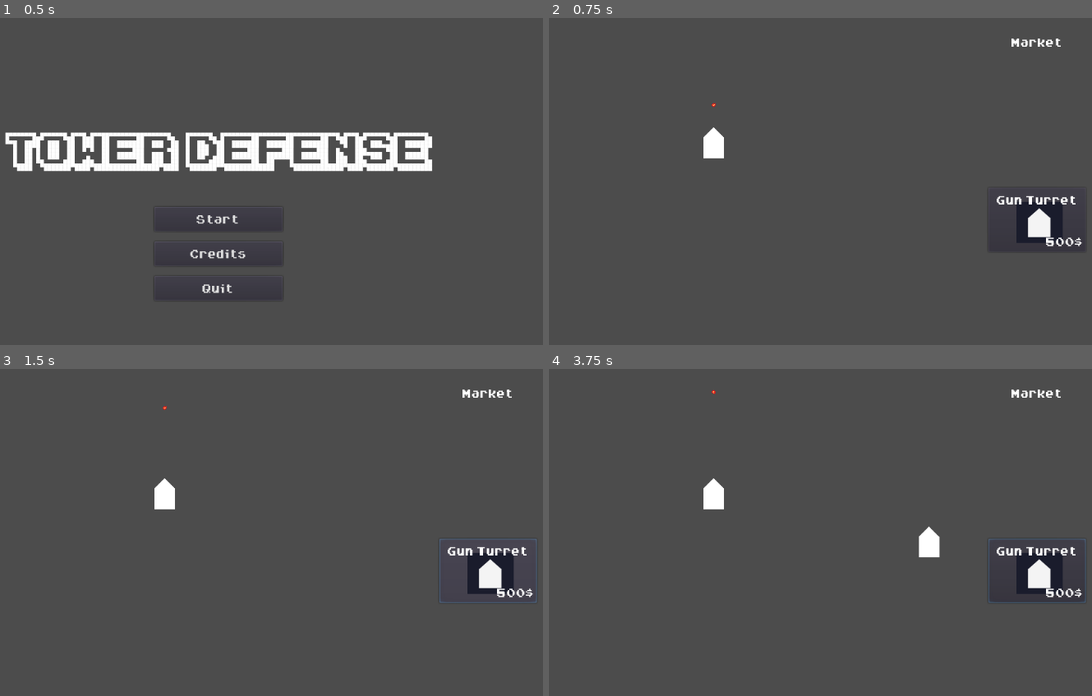
Above: before the commit, frames 1-4 (two rows, left to right).
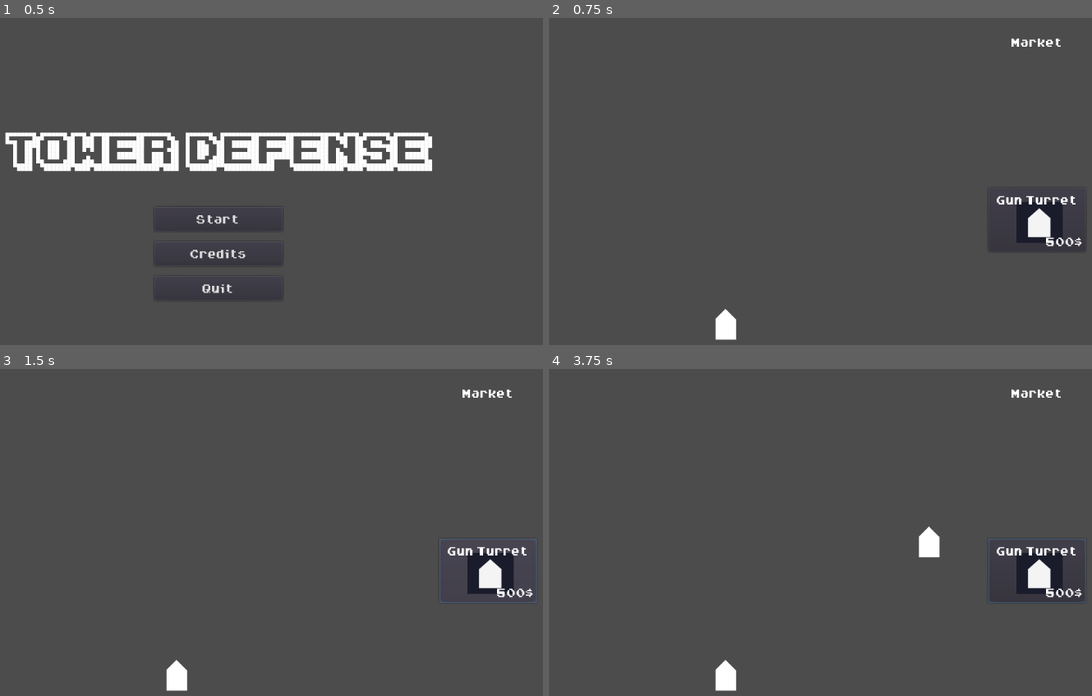
Above: after the commit, the same moments.

Repository: Godot-Wild-Jam-22-Team/TowerDefense
Game: Godot game, scene res://GUI/StartScreen.tscn
Same seed, same stepped clock (60 frames per second), same inputs: the game is played once before the commit and once after it.
Inputs (mouse positions are in pixels of both pictures, inside the frame that each line leads up to):
- Up to frame 1 (0.5 s): no input
- Up to frame 2 (0.75 s): click "Start" at 0.5 s
- Up to frame 3 (1.5 s): click "Gun Turret" at 1.25 s
- Up to frame 4 (3.75 s): click "Gun Turret" at 2 s; click "Gun Turret" at 2.75 s; tap Enter at 3.5 s; drag from (1037, 571) to (711, 499) at 3.52 s

Frame 1 is identical in both runs. In frame 2, 0.6% of the frame differs, in the area x 28-35%, y 25-99%; in frame 3, 0.6%; in frame 4, 0.6%, in the area x 28-35%, y 6-99%.

Commit message:
Adding turret vision and enemy tracking.

Diff:
--- a/GWJ22/Defenses/Turrets/Turret.gd
+++ b/GWJ22/Defenses/Turrets/Turret.gd
@@ -6,16 +6,21 @@
 
 export (float) var gun_cooldown
 export (PackedScene) var Bullet
+export (PackedScene) var Vision
 
 var can_shoot = true
 var has_focused_enemy = false
 var focused_enemy_position = Vector2()
 
-func _ready() -> void:
+func _ready():
 	$Guntimer.wait_time = gun_cooldown
 
 func _on_Guntimer_timeout():
 	can_shoot = true
+
+func created():
+	var dir = $Position2D.position
+	emit_signal('created', Vision, position, dir)
 
 func shoot():
 	if can_shoot == true:
@@ -24,5 +29,14 @@
 		var dir = Vector2(0,-1).rotated(global_rotation)
 		emit_signal('shoot', Bullet, $Position2D.global_position, dir)
 
+func _on_Vision_updated(_position):
+	has_focused_enemy = true
+	focused_enemy_position = _position
+	look_at(focused_enemy_position)
+
+func _on_Vision_exited():
+	has_focused_enemy = false
+
 func _process(delta):
-	shoot()
+	if(has_focused_enemy == true):
+		shoot()
--- /dev/null
+++ b/GWJ22/Defenses/Turrets/Vision.gd
@@ -0,0 +1,28 @@
+extends Area2D
+
+signal updated
+signal exited
+
+var enemy
+var enemy_pos = Vector2(0,0)
+var has_focus = false
+
+func start(_position, _direction):
+	position = _position
+	rotation = _direction.angle()
+
+func _on_Vision_body_entered(body):
+	if(has_focus == false):
+		has_focus = true
+		enemy = body
+
+func _on_Vision_body_exited(body):
+	has_focus = false
+	emit_signal('exited')
+
+func update_enemy_position():
+	if(has_focus == true):
+		emit_signal('updated', enemy.position)
+
+func _process(delta):
+	update_enemy_position()
--- /dev/null
+++ b/GWJ22/Defenses/Turrets/Vision.tscn
@@ -0,0 +1,18 @@
+[gd_scene load_steps=3 format=2]
+
+[ext_resource path="res://Defenses/Turrets/Vision.gd" type="Script" id=1]
+
+[sub_resource type="ConvexPolygonShape2D" id=1]
+points = PoolVector2Array( 0, 0, 112, -48, 112, 48, 0, 0, 0, 0, 0, 0, 0, 0, 0, 0, 0, 0, 0, 0, 0, 0, 0, 0, 0, 0, 0, 0, 0, 0, 0, 0, 0, 0, 0, 0, 0, 0, 0, 0, 0, 0, 0, 0, 0, 0, 0, 0, 0, 0, 0, 0, 0, 0, 0, 0, 0, 0, 0, 0, 0, 0, 0, 0 )
+
+[node name="Vision" type="Area2D"]
+position = Vector2( 263.713, 233.826 )
+script = ExtResource( 1 )
+__meta__ = {
+"_edit_group_": true
+}
+
+[node name="CollisionShape2D" type="CollisionShape2D" parent="."]
+shape = SubResource( 1 )
+[connection signal="body_entered" from="." to="." method="_on_Vision_body_entered"]
+[connection signal="body_exited" from="." to="." method="_on_Vision_body_exited"]
--- a/GWJ22/GUI/Marketplace.tscn
+++ b/GWJ22/GUI/Marketplace.tscn
@@ -1,9 +1,8 @@
-[gd_scene load_steps=6 format=2]
+[gd_scene load_steps=5 format=2]
 
 [ext_resource path="res://GUI/MarketItem.tscn" type="PackedScene" id=1]
 [ext_resource path="res://Assets/Themes/Base_theme.tres" type="Theme" id=2]
-[ext_resource path="res://GUI/MarketItem.gd" type="Script" id=3]
-[ext_resource path="res://Defenses/DraggableObject.tscn" type="PackedScene" id=4]
+[ext_resource path="res://Defenses/Turrets/Turret.tscn" type="PackedScene" id=3]
 [ext_resource path="res://Marketplace.gd" type="Script" id=5]
 
 [node name="Marketplace" type="Control"]
@@ -38,16 +37,8 @@
 "_edit_use_anchors_": false
 }
 
-[node name="Item" type="Button" parent="Items" instance=ExtResource( 1 )]
+[node name="Item" parent="Items" instance=ExtResource( 1 )]
 margin_top = 206.0
 margin_right = 152.0
 margin_bottom = 306.0
-rect_min_size = Vector2( 120, 100 )
-size_flags_vertical = 0
-theme = ExtResource( 2 )
-script = ExtResource( 3 )
-__meta__ = {
-"_edit_use_anchors_": false
-}
-item_scene = ExtResource( 4 )
-[connection signal="button_down" from="Items/Item" to="Items/Item" method="_on_MarketItem_button_down"]
+item_scene = ExtResource( 3 )
--- a/GWJ22/Game.gd
+++ b/GWJ22/Game.gd
@@ -22,6 +22,11 @@
 	$Defenses.add_child(new_defense)
 	new_defense.initialize($Navigation2D.get_global_mouse_position(), true)
 
+func _on_Turret_created(vision, _position, _direction):
+	var v = vision.instance()
+	add_child(v)
+	v.start(_position, _direction)
+
 func _on_Turret_shoot(bullet, _position, _direction):
 	var b = bullet.instance()
 	add_child(b)
--- a/GWJ22/Game.tscn
+++ b/GWJ22/Game.tscn
@@ -20,7 +20,7 @@
 pause_mode = 1
 
 [node name="Turret" parent="Defenses" instance=ExtResource( 4 )]
-position = Vector2( 428.16, 207.636 )
+position = Vector2( 446.775, 491.167 )
 
 [node name="PauseScreen" type="CanvasLayer" parent="."]
 
